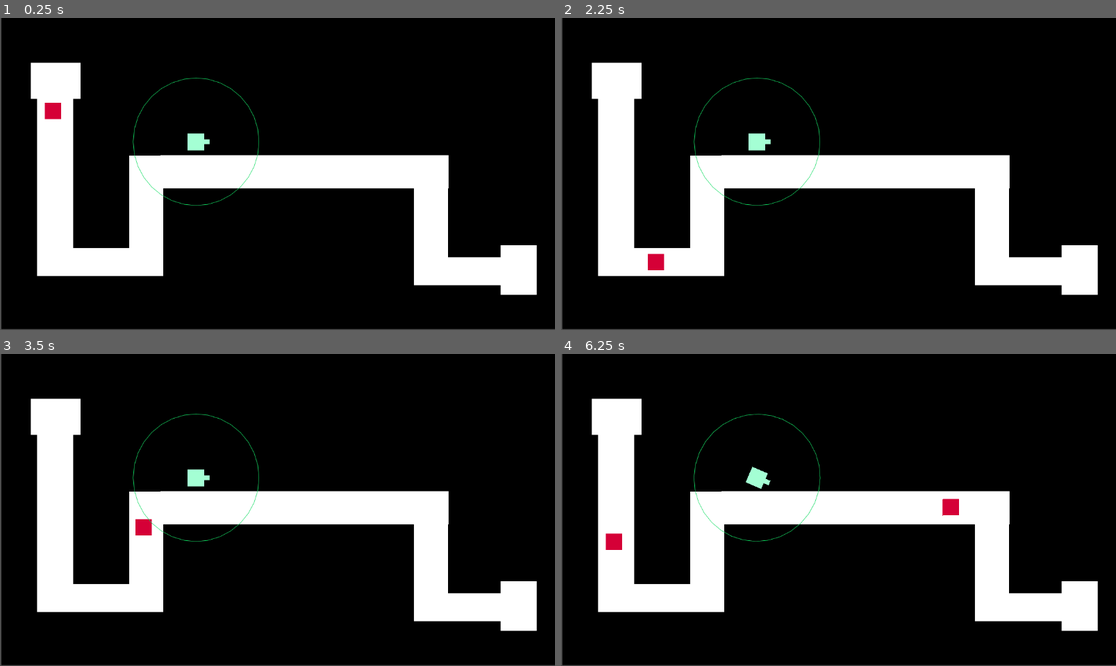
Above: before the commit, frames 1-4 (two rows, left to right).
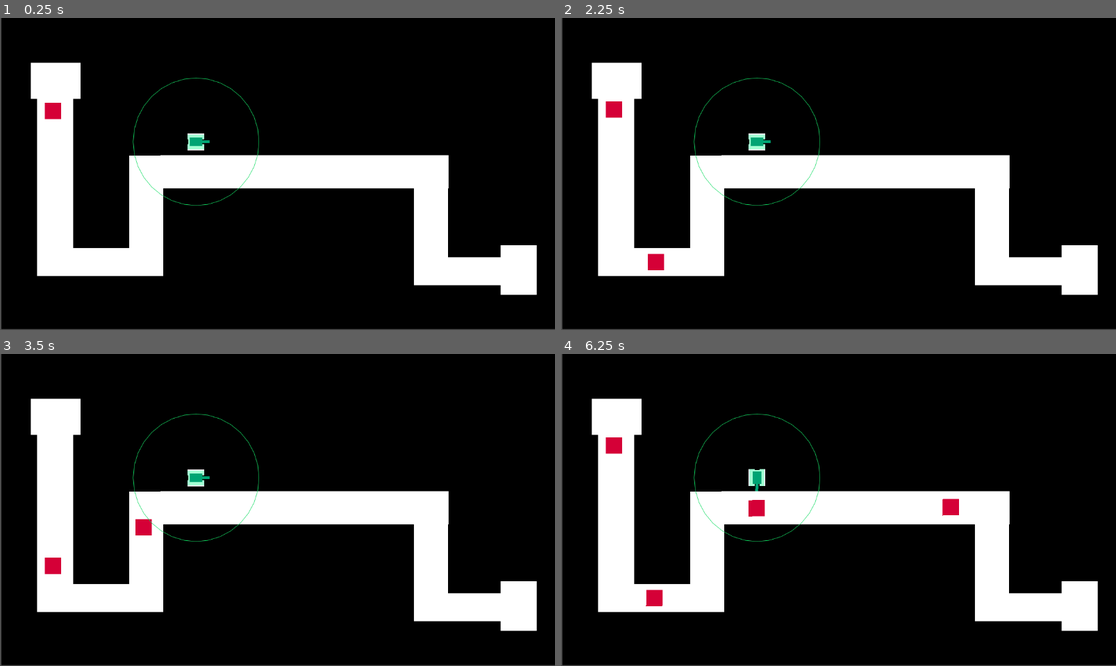
Above: after the commit, the same moments.

Repository: tlai-cmd/project-main
Game: Godot game, scene res://scenes/level.tscn
Two runs of this game, one before a commit and one after it. Both use one fixed random seed, a clock stepped at 60 frames per second and the inputs below. The project has no main scene, so this scene is started directly.
Inputs:
- Up to frame 1 (0.25 s): no input
- Up to frame 2 (2.25 s): no input
- Up to frame 3 (3.5 s): no input
- Up to frame 4 (6.25 s): no input

The runs differ from the first frame. In frame 1, 0.1% of the frame differs, in the area x 33-38%, y 36-43%; in frame 2, 0.3%; in frame 3, 0.3%; in frame 4, 1.0%, in the area x 8-47%, y 19-81%.

Commit message:
shooting + enemy disappearance

Diff:
--- a/project-main/scenes/bullet.tscn
+++ b/project-main/scenes/bullet.tscn
@@ -13,7 +13,9 @@
 offset_top = -2.0
 offset_right = 10.0
 offset_bottom = 2.0
-color = Color(0, 0.8986793, 0.9031005, 1)
+color = Color(5.7756904e-07, 0.7607408, 0.6661643, 1)
 
 [node name="CollisionShape2D" type="CollisionShape2D" parent="." unique_id=123270705]
 shape = SubResource("RectangleShape2D_h1aey")
+
+[connection signal="body_entered" from="." to="." method="_damage"]
--- a/project-main/scenes/level.tscn
+++ b/project-main/scenes/level.tscn
@@ -16,7 +16,7 @@
 [node name="Node2D" type="Node2D" unique_id=96619386]
 
 [node name="spawner" type="Timer" parent="." unique_id=1426996698]
-wait_time = 5.0
+wait_time = 2.0
 autostart = true
 
 [node name="map" type="Node2D" parent="." unique_id=315439363]
--- a/project-main/scenes/pathspawner.tscn
+++ b/project-main/scenes/pathspawner.tscn
@@ -3,10 +3,11 @@
 [ext_resource type="Script" uid="uid://bje3ipnmlthja" path="res://script/enemy-follow.gd" id="1_6wbrv"]
 [ext_resource type="PackedScene" uid="uid://8mscvjin3a74" path="res://scenes/enemies.tscn" id="2_xwymq"]
 
-[node name="PathFollow2D" type="PathFollow2D" unique_id=1528065059]
+[node name="PathFollow2D" type="PathFollow2D" unique_id=1528065059 node_paths=PackedStringArray("enemy")]
 rotation = 1.5707964
 loop = false
 script = ExtResource("1_6wbrv")
 Speed = 200
+enemy = NodePath("CharacterBody2D")
 
 [node name="CharacterBody2D" parent="." unique_id=175166536 instance=ExtResource("2_xwymq")]
--- a/project-main/scenes/unit.tscn
+++ b/project-main/scenes/unit.tscn
@@ -1,6 +1,7 @@
 [gd_scene format=3 uid="uid://uljl4jcak26m"]
 
 [ext_resource type="Script" uid="uid://bjch7t080ucec" path="res://script/unit.gd" id="1_o7ajc"]
+[ext_resource type="PackedScene" uid="uid://hr237byocdv5" path="res://scenes/bullet.tscn" id="2_k673f"]
 
 [sub_resource type="CircleShape2D" id="CircleShape2D_o7ajc"]
 radius = 128.0
@@ -20,8 +21,12 @@
 [sub_resource type="RectangleShape2D" id="RectangleShape2D_lf63s"]
 size = Vector2(35, 35)
 
-[node name="CharacterBody2D" type="CharacterBody2D" unique_id=1839986940 groups=["unit"]]
+[node name="CharacterBody2D" type="CharacterBody2D" unique_id=1839986940 node_paths=PackedStringArray("bullet_spawn", "timer", "pivot") groups=["unit"]]
 script = ExtResource("1_o7ajc")
+bullet_scene = ExtResource("2_k673f")
+bullet_spawn = NodePath("Node2D/Marker2D")
+timer = NodePath("cooldown")
+pivot = NodePath("Node2D")
 
 [node name="Area2D" type="Area2D" parent="." unique_id=2075252876]
 
@@ -35,23 +40,72 @@
 offset_bottom = 133.0
 theme_override_styles/panel = SubResource("StyleBoxFlat_o7ajc")
 
-[node name="ColorRect2" type="ColorRect" parent="." unique_id=957925384]
-offset_left = 4.0
-offset_top = -5.0
-offset_right = 28.0
-offset_bottom = 5.0
-color = Color(0.6441561, 0.9999997, 0.831178, 1)
-
-[node name="ColorRect" type="ColorRect" parent="." unique_id=1095897847]
-offset_left = -18.0
-offset_top = -17.0
-offset_right = 17.0
-offset_bottom = 18.0
-color = Color(0.6441561, 0.9999997, 0.831178, 1)
+[node name="cooldown" type="Timer" parent="." unique_id=1425831481]
 
 [node name="CollisionShape2D" type="CollisionShape2D" parent="." unique_id=300474670]
 position = Vector2(-0.5, 0.5)
 shape = SubResource("RectangleShape2D_lf63s")
 
+[node name="Node2D" type="Node2D" parent="." unique_id=1418575577]
+
+[node name="ColorRect8" type="ColorRect" parent="Node2D" unique_id=1227890744]
+offset_left = -18.0
+offset_top = 5.0
+offset_right = 17.0
+offset_bottom = 18.0
+color = Color(0.6441561, 0.9999997, 0.831178, 1)
+
+[node name="ColorRect2" type="ColorRect" parent="Node2D" unique_id=957925384]
+offset_left = -16.0
+offset_top = -5.0
+offset_right = 12.0
+offset_bottom = 5.0
+color = Color(0.6441561, 0.9999997, 0.831178, 1)
+
+[node name="ColorRect" type="ColorRect" parent="Node2D" unique_id=1095897847]
+offset_left = -18.0
+offset_top = -17.0
+offset_right = 17.0
+offset_bottom = -5.0
+color = Color(0.6441561, 0.9999997, 0.831178, 1)
+
+[node name="Marker2D" type="Marker2D" parent="Node2D" unique_id=735585276]
+position = Vector2(28, 0)
+rotation = -1.568428
+
+[node name="ColorRect3" type="ColorRect" parent="Node2D" unique_id=948649444]
+offset_left = -18.0
+offset_top = -17.0
+offset_right = 17.0
+offset_bottom = -15.0
+
+[node name="ColorRect4" type="ColorRect" parent="Node2D" unique_id=387598408]
+offset_left = -18.0
+offset_top = 16.0
+offset_right = 17.0
+offset_bottom = 18.0
+
+[node name="ColorRect5" type="ColorRect" parent="Node2D" unique_id=1426080316]
+offset_left = -1.0
+offset_top = -3.0
+offset_right = 28.0
+offset_bottom = 3.0
+color = Color(3.272891e-06, 0.6444084, 0.44923067, 1)
+
+[node name="ColorRect6" type="ColorRect" parent="Node2D" unique_id=1705132468]
+offset_left = -13.0
+offset_top = -9.0
+offset_right = 13.0
+offset_bottom = 4.0
+color = Color(3.272891e-06, 0.6444084, 0.44923067, 1)
+
+[node name="ColorRect7" type="ColorRect" parent="Node2D" unique_id=264864845]
+offset_left = -13.0
+offset_top = 3.0
+offset_right = 13.0
+offset_bottom = 9.0
+color = Color(3.272891e-06, 0.6444084, 0.44923067, 1)
+
 [connection signal="body_entered" from="Area2D" to="." method="_body_entered"]
 [connection signal="body_exited" from="Area2D" to="." method="_body_exited"]
+[connection signal="timeout" from="cooldown" to="." method="_bullet_cooldown"]
--- a/project-main/script/bullet.gd
+++ b/project-main/script/bullet.gd
@@ -1,11 +1,11 @@
 extends Area2D
+var speed: float = 1200.0
+# Called every frame. 'delta' is the elapsed time since the previous frame.
+func _process(delta: float) -> void:
+	move_local_x(speed * delta)
 
 
-# Called when the node enters the scene tree for the first time.
-func _ready() -> void:
-	pass # Replace with function body.
-
-
-# Called every frame. 'delta' is the elapsed time since the previous frame.
-func _process(delta: float) -> void:
-	pass
+func _damage(body: Node2D) -> void:
+	if body.is_in_group("enemy"):
+		body.take_damage()
+		queue_free()
--- a/project-main/script/enemies.gd
+++ b/project-main/script/enemies.gd
@@ -1,6 +1,5 @@
 extends CharacterBody2D
-
-
+var health:int = 5
 # Called when the node enters the scene tree for the first time.
 func _ready() -> void:
 	pass # Replace with function body.
@@ -9,3 +8,9 @@
 # Called every frame. 'delta' is the elapsed time since the previous frame.
 func _process(delta: float) -> void:
 	pass
+
+func take_damage() -> void:
+	if health > 0:
+		health -= 1
+	else:
+		queue_free()
--- a/project-main/script/enemy-follow.gd
+++ b/project-main/script/enemy-follow.gd
@@ -1,7 +1,10 @@
 extends PathFollow2D
 
-@export var Speed = 20
-
+var Speed = 20
+@export var enemy: CharacterBody2D
 
 func _process(delta: float) -> void:
 	set_progress(get_progress() + Speed * delta)
+
+	if progress_ratio >= 0.99:
+		queue_free()
--- a/project-main/script/unit.gd
+++ b/project-main/script/unit.gd
@@ -2,8 +2,13 @@
 var enemy: CharacterBody2D
 var enemies = [ ]
 var closest_enemy: CharacterBody2D
+var shoot_switch: bool = true
 
-# Called when the node enters the scene tree for the first time.
+@export var bullet_scene: PackedScene
+@export var bullet_spawn: Marker2D
+@export var timer: Timer
+@export var pivot: Node2D
+
 func _ready() -> void:
 	for i in get_tree().get_nodes_in_group("enemy"):
 		enemy = i
@@ -12,13 +17,20 @@
 # Called every frame. 'delta' is the elapsed time since the previous frame.
 func _process(delta: float) -> void:
 	if not closest_enemy == null:
-		look_at(closest_enemy.global_position)
+		pivot.look_at(closest_enemy.global_position)
+		if shoot_switch == true:
+			_shoot()
 
-
+func _shoot() -> void:
+	var bullet = bullet_scene.instantiate()
+	bullet.rotation = bullet_spawn.global_rotation + deg_to_rad(90)
+	bullet.global_position = bullet_spawn.global_position
+	add_sibling(bullet)
+	shoot_switch = false
+	timer.start()
 
 func _body_entered(body: Node2D) -> void:
 	if body.is_in_group("enemy"):
-		look_at(enemy.global_position)
 		closest_enemy = body
 		enemies.append(body)
 		for node in enemies:
@@ -33,3 +45,7 @@
 		if body == closest_enemy:
 			closest_enemy = null
 		print(enemies)
+
+
+func _bullet_cooldown() -> void:
+	shoot_switch = true
